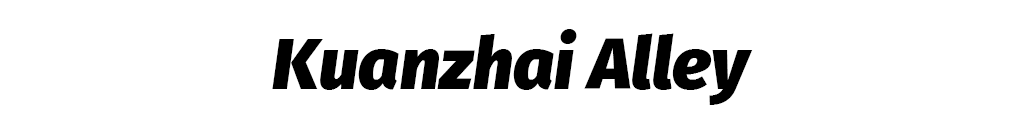
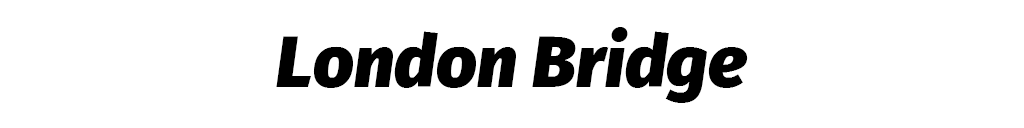
The second 1024×128 image is a revision of the first. Changes to its layers:
renamed "Kuanzhai Alley" to "London Bridge", painted on it over [272,27,753,105]
